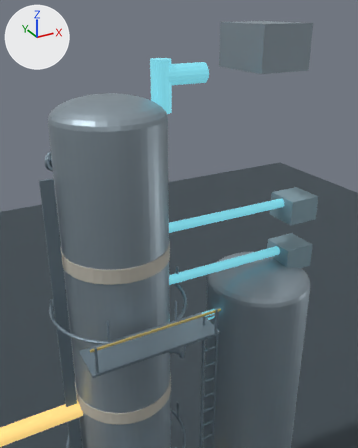
What one commit did to the glTF model web/assets/tower/tower.glb.
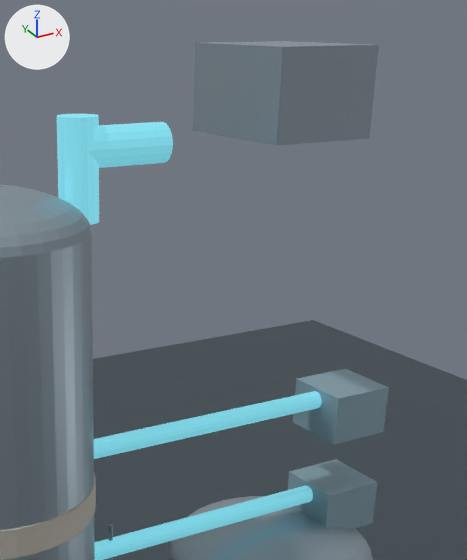
There are two pictures of each version: one from a camera (50 mm lens) standing at (-6.62, -17.46, 29.81) and looking at (2.03, -1.73, 21.94), one close up on the part from 34% to 100% of the width and 0% to 63% of the height. Arrows for +X, +Y and +Z are at upper left; the lights stay in place. The last two pictures show the newer version. Where no turn or scale is listed for an object, it has been applied to the vertices.

The first close-up shows 'Box_Kerosene', 'Box_Naphtha', 'Condenser', 'Ground', 'Insulation_Band_20', 'Pipe_Side_Kerosene', 'Pipe_Side_Naphtha', 'Pipe_Top_Vapor', 'Pipe_Top_Vertical', 'Tower_Atmospheric_Dome', 'Tower_Atmospheric_Shell', 'Tower_Vacuum_Dome' and 3 more.
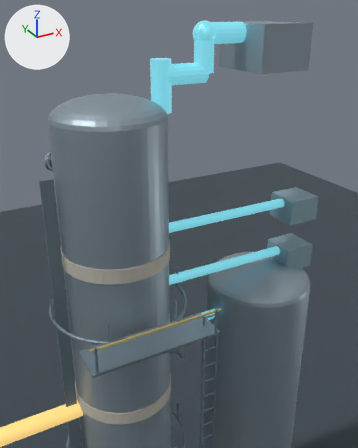
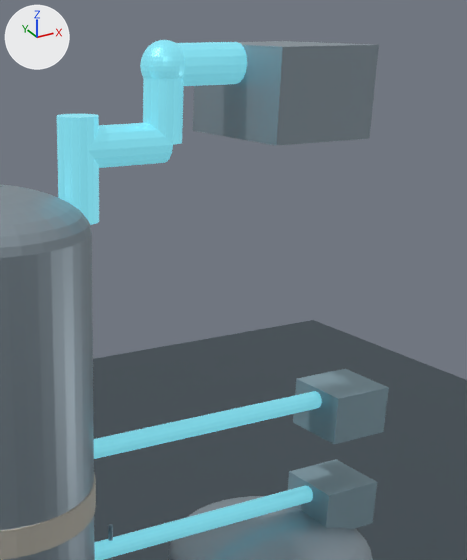
Pixel boxes (x1, y1, x2, y2) of what changed, in the close-ups (467 x 560 px):
```json
{"object": "Pipe_Top_Condenser", "change": "added", "after": [177, 42, 247, 86], "on screen": "cyan"}
{"object": "Pipe_Top_Riser", "change": "added", "after": [143, 78, 184, 145], "on screen": "cyan"}
{"object": "Pipe_Top_Elbow", "change": "added", "after": [140, 40, 185, 79], "on screen": "cyan"}
```

The change, as JSON lines over the scene's bpy script:
```json
{"op": "add", "block": "me_cylinder_241_1", "code": ["me_cylinder_241_1 = bpy.data.meshes.new('Cylinder.241')", "me_cylinder_241_1.from_pydata(...)  # a 16-sided cylinder along z spanning x -0.4..0.4, y -0.4..0.4, z -0.725..0.725", "me_cylinder_241_1.materials.append(mat_pipecool)  # cyan #69b3c0, glowing cyan #69b3c0"]}
{"op": "add", "block": "me_sphere_002", "code": ["me_sphere_002 = bpy.data.meshes.new('Sphere.002')", "me_sphere_002.from_pydata(...)  # a UV sphere (32 segments, 16 rings, poles along z) spanning x -0.46..0.46, y -0.46..0.46, z -0.46..0.46", "me_sphere_002.materials.append(mat_pipecool)  # cyan #69b3c0, glowing cyan #69b3c0"]}
{"op": "add", "block": "me_cylinder_242_1", "code": ["me_cylinder_242_1 = bpy.data.meshes.new('Cylinder.242')", "me_cylinder_242_1.from_pydata(...)  # a 16-sided cylinder along x spanning x -0.85..0.85, y -0.4..0.4, z -0.4..0.4", "me_cylinder_242_1.materials.append(mat_pipecool)  # cyan #69b3c0, glowing cyan #69b3c0"]}
{"op": "add", "block": "ob_pipe_top_riser", "code": ["ob_pipe_top_riser = bpy.data.objects.new('Pipe_Top_Riser', me_cylinder_241_1)", "ob_pipe_top_riser.location = (4.1, 0.0, 28.12)"]}
{"op": "add", "block": "ob_pipe_top_elbow", "code": ["ob_pipe_top_elbow = bpy.data.objects.new('Pipe_Top_Elbow', me_sphere_002)", "ob_pipe_top_elbow.location = (4.1, 0.0, 28.85)"]}
{"op": "add", "block": "ob_pipe_top_condenser", "code": ["ob_pipe_top_condenser = bpy.data.objects.new('Pipe_Top_Condenser', me_cylinder_242_1)", "ob_pipe_top_condenser.location = (4.95, 0.0, 28.85)"]}
```
